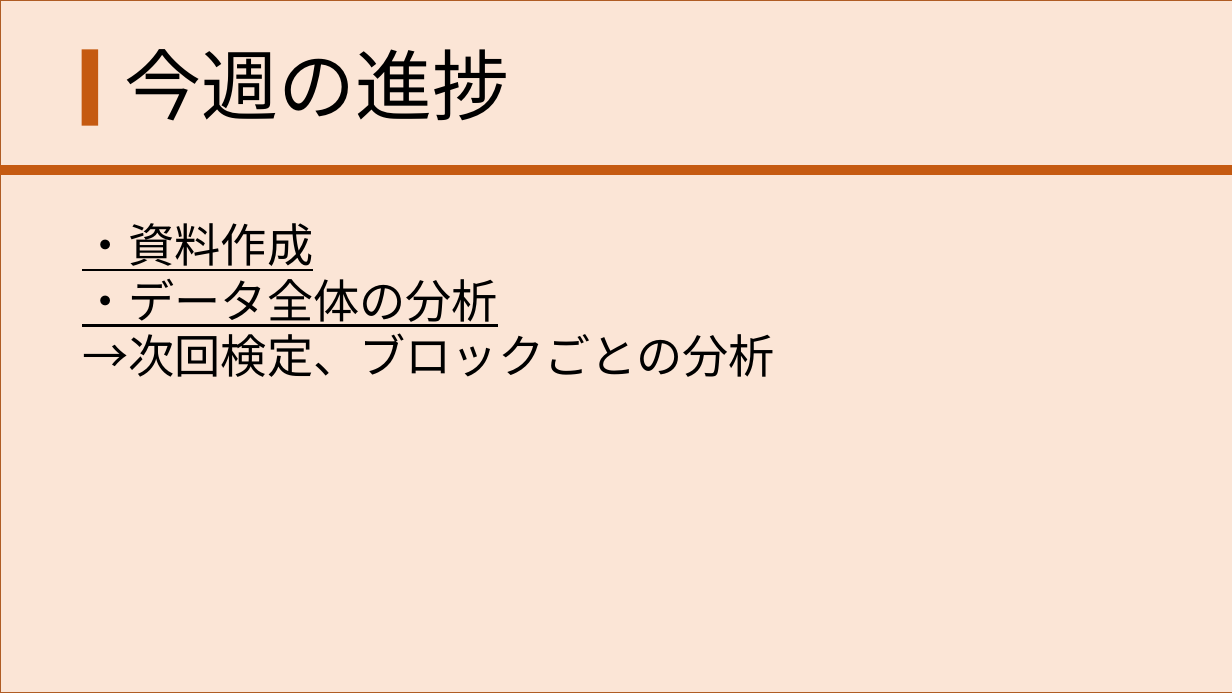
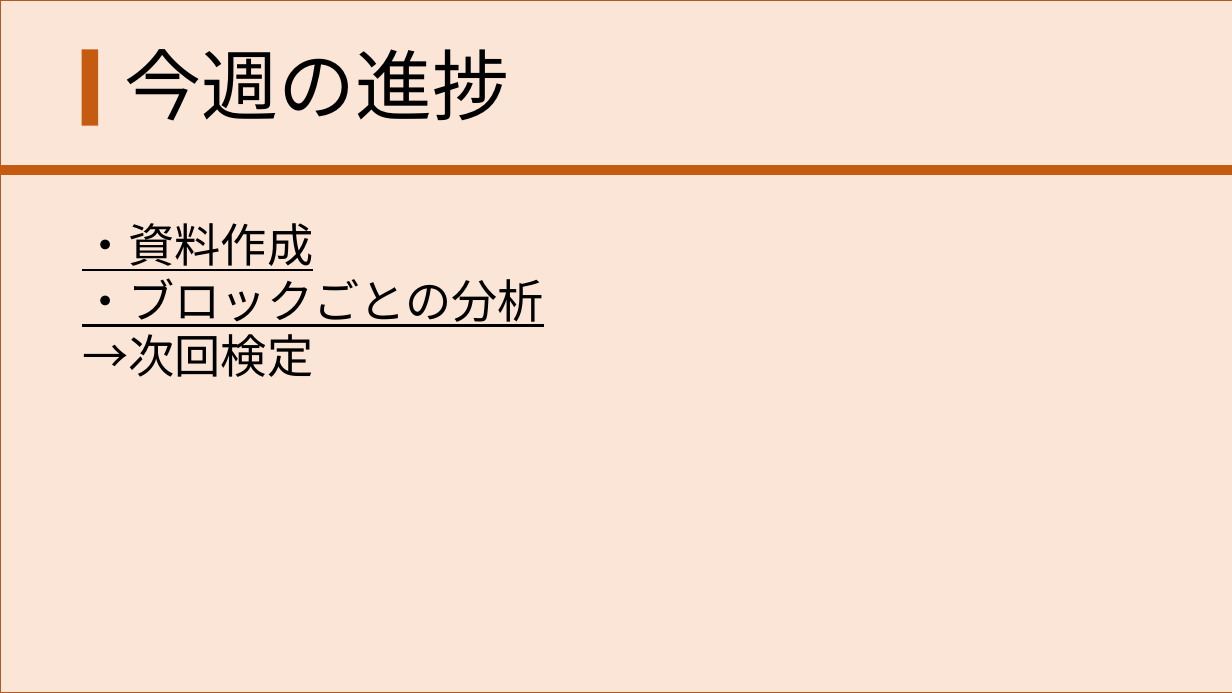
Before and after one commit to Shuhei-pp/graduation_thesis, a slide deck: slide 10 of 発表_p/20221212_発表.pptx (slide 9 before the commit). Drawn at 1232x693 pixels with LibreOffice and Linux fonts; fonts in the diff are those of the drawing. Boxes give left, top, right and bottom in pixels: in the first picture for what was removed or moved away, otherwise in the second. Text is boxed around its words. In the diff, an @@ line names an element or a change of style, - is before the commit and + after.

```diff
--- a/発表_p/20221212_発表.pptx
+++ b/発表_p/20221212_発表.pptx
@@ text at box(82, 278, 544, 377): text changed @@
-・データ全体の分析
-→次回検定、ブロックごとの分析
+・ブロックごとの分析
+→次回検定
```
Also in this commit, not shown: 1 other slide changed, 1 slide added, 1 other file.
